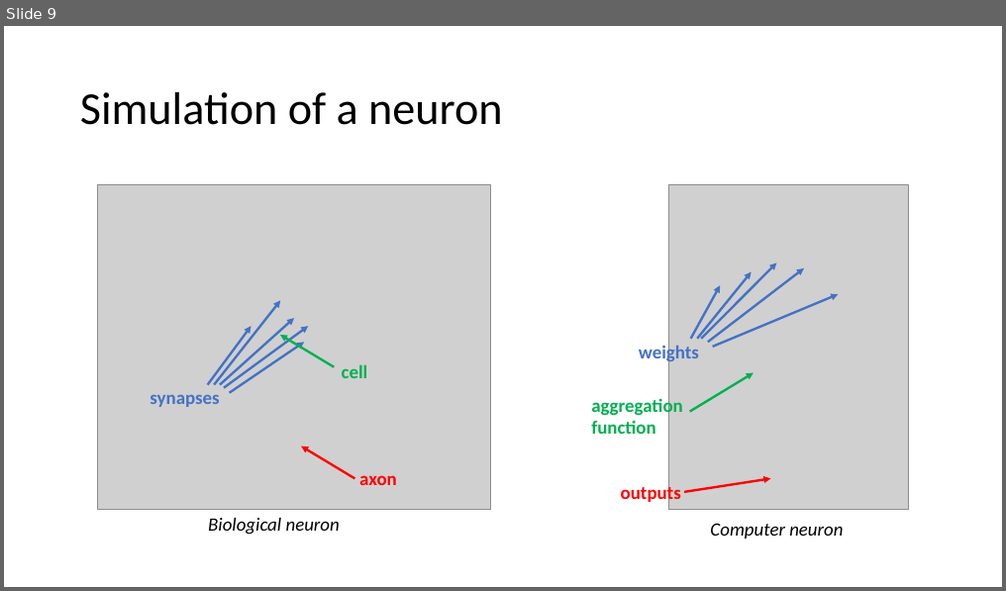
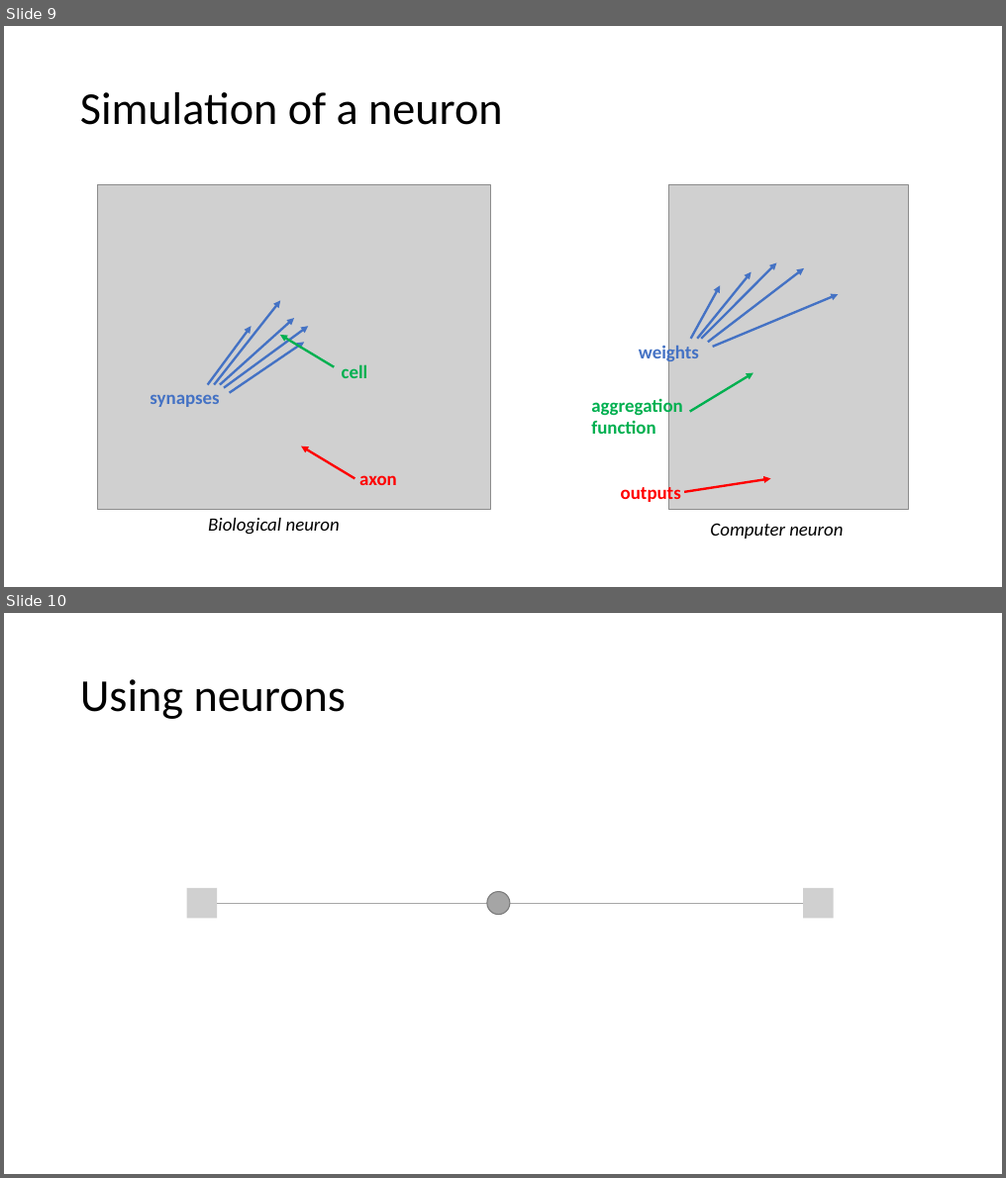
Before and after one commit to MICS-Lab/DeepLearningCourse, a slide deck: Cours1.pptx. Shown one above the other, each under a label of ours: slide 9 before the commit, slides 9 and 10 after it. The pictures are 1006x591 and 1006x1178 pixels, drawn with LibreOffice and Linux fonts; fonts in the diff are those of the drawing; grey boxes stand for pictures. Boxes give left, top, right and bottom in pixels: in the first picture for what was removed or moved away, otherwise in the second. Text is boxed around its words. In the diff, an @@ line names an element or a change of style, - is before the commit and + after.

```diff
--- a/Cours1.pptx
+++ b/Cours1.pptx
@@ slide 10 added at bbox=[4, 613, 1002, 1174], background #FFFFFF @@
@@ title added at bbox=[80, 679, 346, 719], 44 pt, text #000000 @@
+Using neurons
@@ picture added at bbox=[187, 888, 217, 918] @@
@@ line added from (487, 903) to (218, 903), #A6A6A6 0.5 pt @@
@@ ellipse added at bbox=[487, 891, 510, 915], fill #A5A5A5, outline #7A7A7A 1 pt @@
@@ line added from (510, 903) to (804, 903), #A6A6A6 0.5 pt @@
@@ picture added at bbox=[804, 888, 834, 918] @@
```
Also in this commit, not shown: 4 other slides added.
